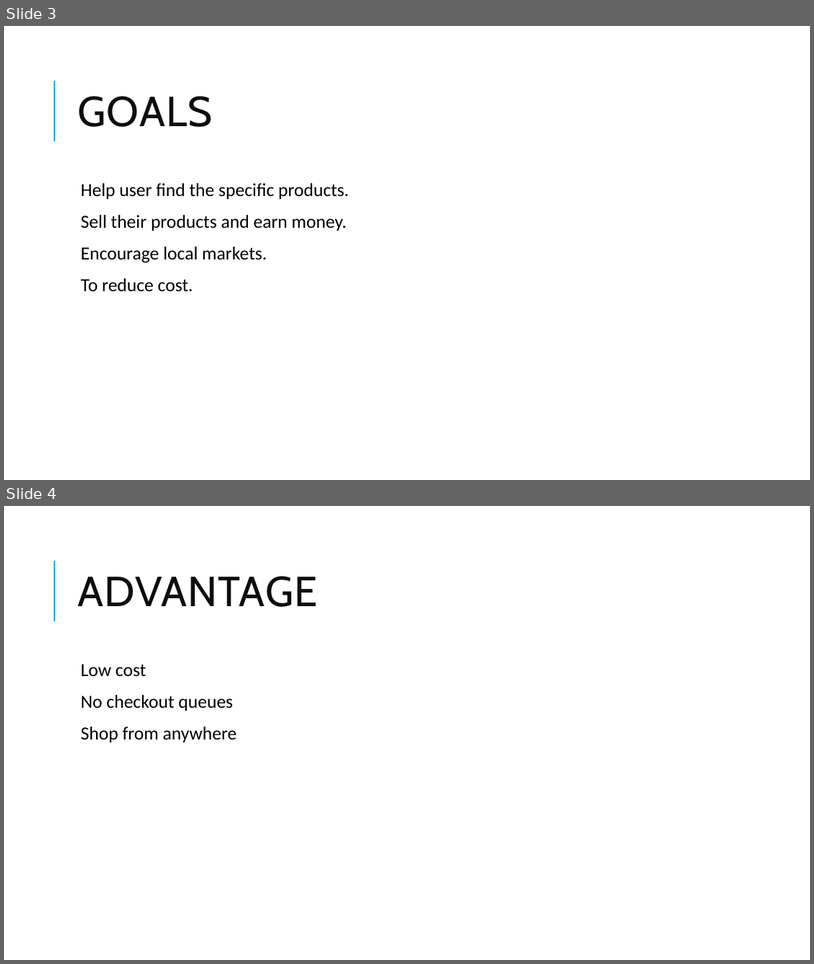
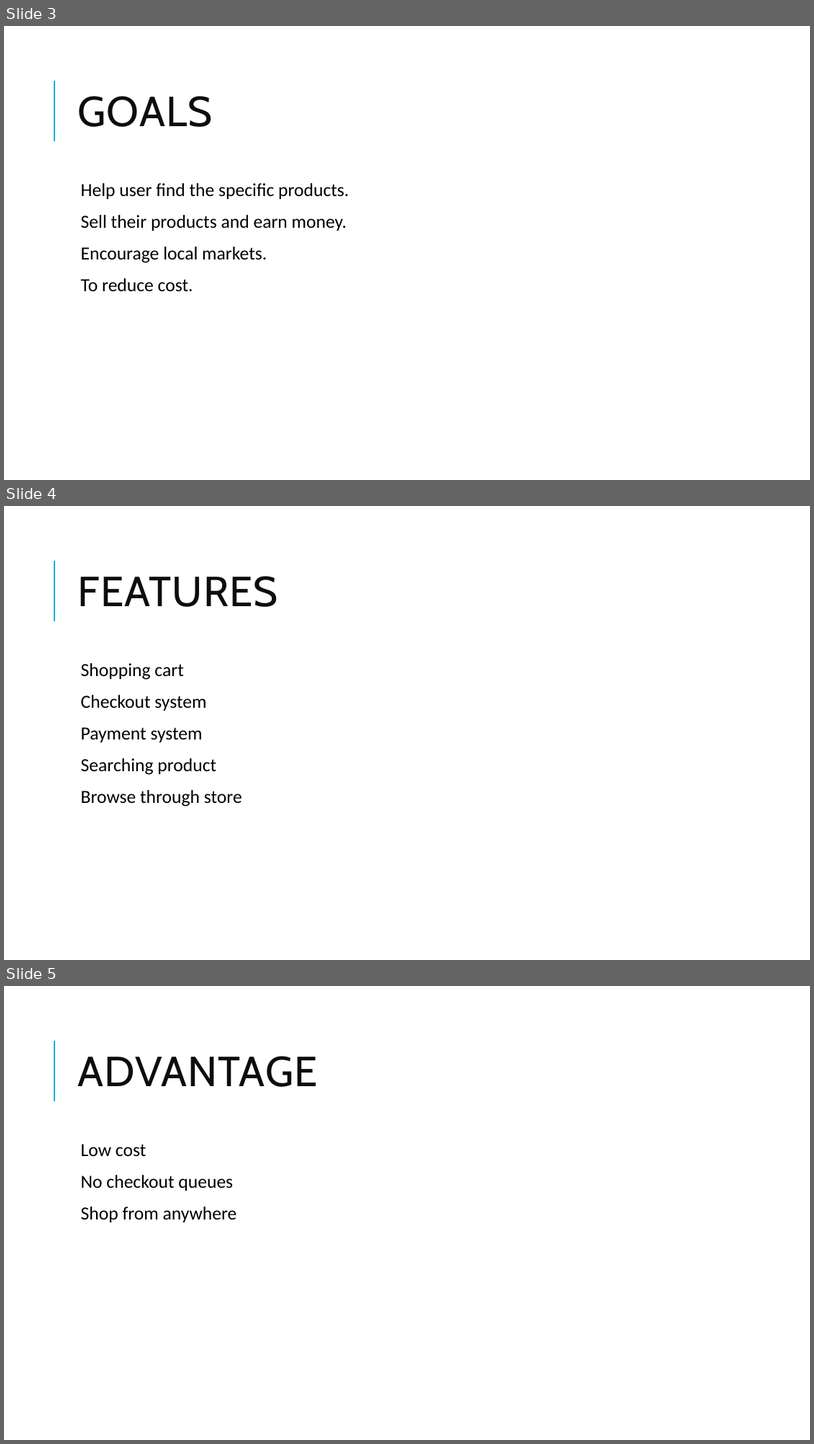
Before and after one commit to admondtamang/e-commerce-cp, a slide deck: E-commerce site.pptx. Shown one above the other, each under a label of ours: slides 3 and 4 before the commit, slides 3, 4 and 5 after it. The pictures are 814x964 and 814x1444 pixels, drawn with LibreOffice and Linux fonts; fonts in the diff are those of the drawing. Boxes give left, top, right and bottom in pixels: in the first picture for what was removed or moved away, otherwise in the second. Text is boxed around its words. In the diff, an @@ line names an element or a change of style, - is before the commit and + after.

```diff
--- a/E-commerce site.pptx
+++ b/E-commerce site.pptx
@@ slide 4 added at bbox=[4, 506, 810, 960], background #FFFFFF; not listed: 1 template element that a slide beside it also shows @@
@@ title added at bbox=[77, 576, 278, 607], 50 pt, text #0D0D0D @@
+FEATURES
@@ text added at bbox=[81, 663, 242, 806], 22 pt, text #000000 @@
+  Shopping cart
+  Checkout system
+  Payment system
+  Searching product
+  Browse through store
@@ what was slide 4 is now slide 5 @@
```
Also in this commit, not shown: 3 slides changed, 9 other slides added, 1 slide removed, 15 other files.
